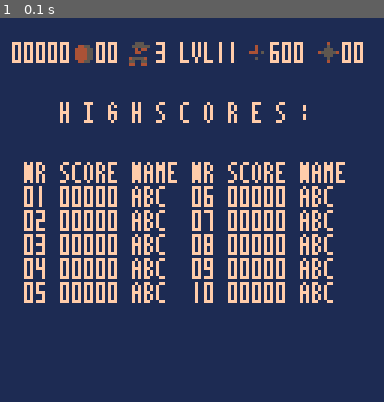
Above: before the commit, frame 1.
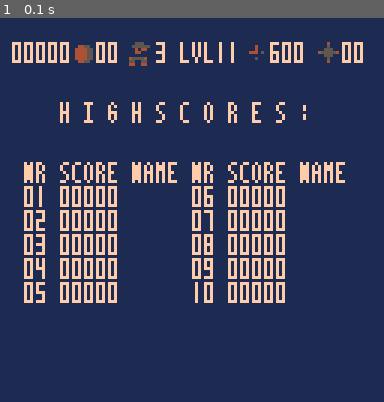
Above: after the commit, the same moment.

Repository: irismessage/Bros
Game: PICO-8 cartridge cart/bros.p8
Same seed, same stepped clock (60 frames per second), same inputs: the game is played once before the commit and once after it.
Inputs:
- Up to frame 1 (0.1 s): no input

The runs differ from the first frame. In frame 1, 2.3% of the frame differs, in the area x 34-87%, y 43-75%.

Commit message:
Remove hiscore debug lines

Diff:
--- a/cart/bros.p8
+++ b/cart/bros.p8
@@ -26,6 +26,7 @@
 p = {
 	x=0,
 	y=0,
+	r=1,
 	jump=0,
 }
 
@@ -76,16 +77,13 @@
 
 function initscores()
 	cartdata("bros_sorb")
-	dset(0,0)
 	if dget(0) == 0 then
 		dset(0,1)
 		for i=1,10 do
 			dset(i,0)
 		end
 		for i=11,20 do
-			--three spaces
-			--dset(i,0x202020)
-			dset(i,packname("abc"))
+			dset(i,packname("   "))
 		end
 	end
 end
@@ -97,9 +95,7 @@
 	packed = 0
 	for i=1,3 do
 		char = ord(sub(name,i,i))-96
-		printh(char)
 		shift = char << ((i-1) * 5)
-		printh(shift)
 		packed |= shift
 	end
 	return packed
@@ -109,11 +105,9 @@
 	unpacked = ""
 	for i=0,2 do
 		shift = (name>>(i*5)) & 0x1f
-		printh(shift)
 		char = chr(shift+96)
 		unpacked = unpacked..char
 	end
-	print(unpacked)
 	return unpacked
 end
 
@@ -166,7 +160,7 @@
 		y += 8
 		print(pad(i,2),x,y)
 		print(pad(scoresn[i],5),x+12,y)
-		print(scoresc[i],x+36,y)
+		print(scoresc[i],x+40,y)
 	end
 end
 
